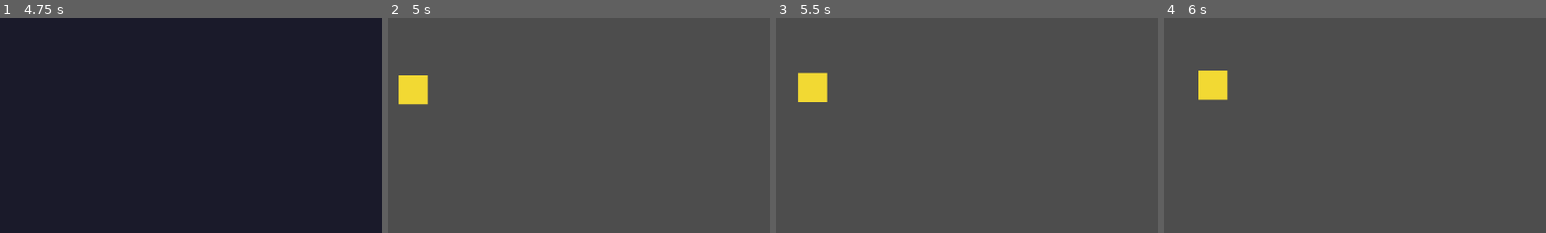
Above: before the commit, frames 1-4 (left to right).
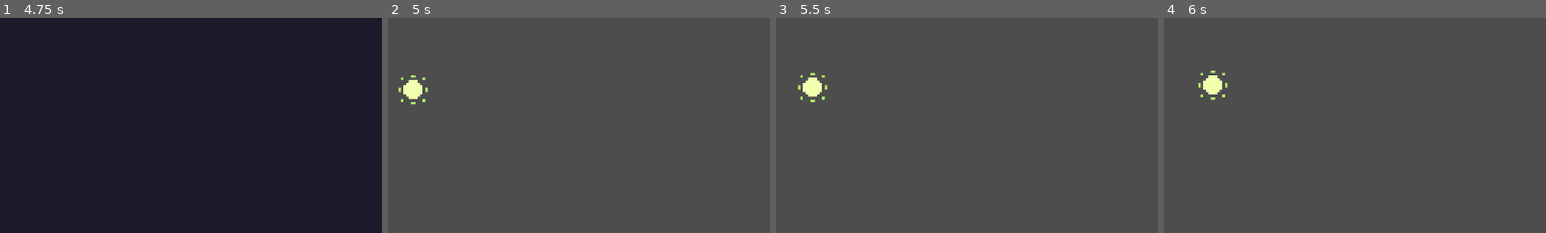
Above: after the commit, the same moments.

Repository: tucksravin/dont-lose-your-head
Game: Godot game, scene res://scenes/intro/intro.tscn
Same seed, same stepped clock (60 frames per second), same inputs: the game is played once before the commit and once after it.
Inputs:
- Up to frame 1 (4.75 s): hold D (move_right) 0.53-2.03 s; tap E (interact) every 0.75 s from 0.6 to 4.35 s; tap Space (jump) at 0.77, 1.52, 3.02, 3.77, 4.52 s; hold A (move_left) 2.03-2.78 s; hold D (move_right) 2.78-4.28 s; hold A (move_left) from 4.28 s (still down)
- Up to frame 2 (5 s): keep holding A (move_left)
- Up to frame 3 (5.5 s): release A (move_left) at 5.03 s; hold D (move_right) from 5.03 s (still down); tap E (interact) at 5.1 s
- Up to frame 4 (6 s): release D (move_right) at 5.78 s; hold A (move_left) from 5.78 s (still down); tap E (interact) at 5.85 s
The pictures show only the part of the screen within x 0-50%, y 0-50%; the shares and areas given below are measured in that part.

Frame 1 is identical in both runs. In frame 2, 1.1% of the frame differs, in the area x 2-11%, y 26-41%; in frame 3, 1.1%, in the area x 5-14%, y 25-40%; in frame 4, 1.1%.

Commit message:
Sun: Tucker's 16×16 sprite replaces the ColorRect (Sprite2D, 2x); sprites README: head is scripted, sun wiring

Diff:
--- a/scenes/sun/sun.tscn
+++ b/scenes/sun/sun.tscn
@@ -1,14 +1,11 @@
-[gd_scene format=3 uid="uid://bhou4a7r04mw5"]
+[gd_scene load_steps=3 format=3 uid="uid://bhou4a7r04mw5"]
 
 [ext_resource type="Script" uid="uid://djwi24rp106q" path="res://scenes/sun/sun.gd" id="1_sun_script"]
+[ext_resource type="Texture2D" uid="uid://cde00sdoc782w" path="res://assets/sprites/sun.png" id="2_sun_tex"]
 
 [node name="Sun" type="Node2D" unique_id=798412365]
 script = ExtResource("1_sun_script")
 
-[node name="Visual" type="ColorRect" parent="." unique_id=214960837]
-offset_left = -12.0
-offset_top = -12.0
-offset_right = 12.0
-offset_bottom = 12.0
-mouse_filter = 2
-color = Color(0.95, 0.85, 0.2, 1)
+[node name="Visual" type="Sprite2D" parent="." unique_id=214960837]
+scale = Vector2(2, 2)
+texture = ExtResource("2_sun_tex")
Binary file added: assets/sprites/src/sun.aseprite
Binary file added: assets/sprites/sun.png
Not shown, added: assets/sprites/sun.png.import
Not shown, changed: assets/sprites/README.md
